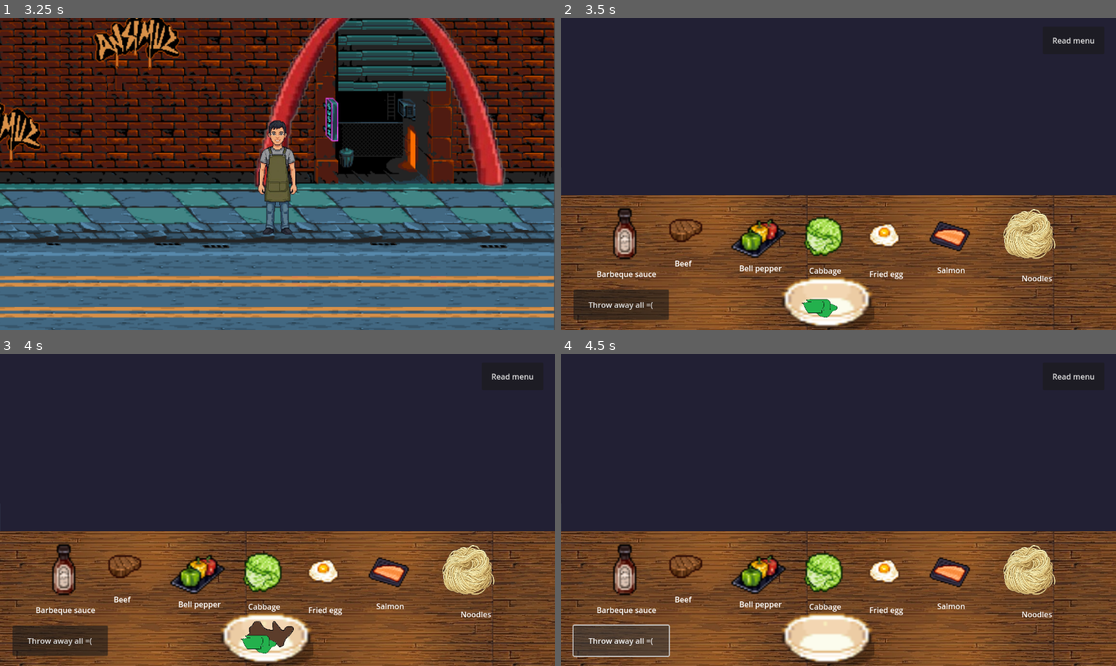
Above: before the commit, frames 1-4 (two rows, left to right).
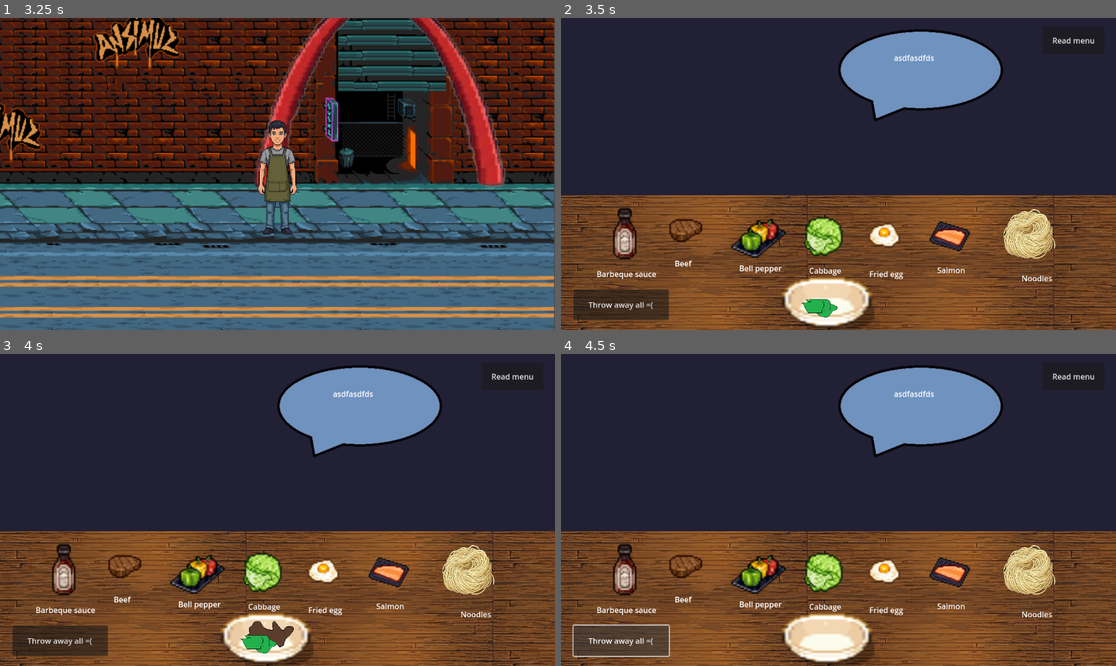
Above: after the commit, the same moments.

Repository: nghho55/parabola_gate
Game: Godot game, scene res://main.tscn
Two runs of this game, one before a commit and one after it. Both use one fixed random seed, a clock stepped at 60 frames per second and the inputs below.
Inputs (mouse positions are in pixels of both pictures, inside the frame that each line leads up to):
- Up to frame 1 (3.25 s): tap Enter at 0.5 s; move the mouse to (399, 158) at 0.52 s; hold D (move_right) 0.53-1.28 s; move the mouse to (166, 189) at 1.27 s; hold S (move_down) 1.28-2.03 s; move the mouse to (333, 105) at 2.02 s; hold D (move_right) 2.03-2.78 s; tap Space at 2.75 s; move the mouse to (249, 236) at 2.77 s; hold W (move_up) from 2.78 s (still down)
- Up to frame 2 (3.5 s): keep holding W (move_up)
- Up to frame 3 (4 s): move the mouse to (61, 569) at 3.52 s; release W (move_up) at 3.53 s; hold A (move_left) from 3.53 s (still down)
- Up to frame 4 (4.5 s): release A (move_left) at 4.25 s; click "Throw away all =(" at 4.25 s

Frame 1 is identical in both runs. In frame 2, 6.2% of the frame differs, in the area x 49-80%, y 3-34%; in frame 3, 6.2%; in frame 4, 6.2%.
Error before the commit: Invalid access to property or key 'global_position' on a base object of type 'null instance'. (res://npc.gd:7)

Commit message:
day12milestone1

Diff:
--- a/parabola-gate-noodles/npc.gd
+++ b/parabola-gate-noodles/npc.gd
@@ -1,17 +1,18 @@
 extends CharacterBody2D
 
+const SPEED = 500.0
 
-const SPEED = 500.0
-const JUMP_VELOCITY = -400.0
+@onready var marker_a = get_parent().get_node("Marker2D")
+@onready var marker_b = get_parent().get_node("Marker2D2")
 
-var point_a = $MarkerA.global_position
-var point_b = $MarkerB.global_position
-var middle = (point_a + point_b) / 2.0
-
-@onready var points = [point_a, middle, point_b]
+@onready var points = [
+	marker_a.global_position,
+	marker_b.global_position
+]
 
 var current_target := 0
-var waiting = false
+var waiting := false
+var stopped_at_middle := false
 
 func _physics_process(delta: float) -> void:
 	if waiting:
@@ -19,11 +20,24 @@
 		return
 
 	var target = points[current_target]
+	var midpoint = (points[0] + points[1]) / 2.0
+
 	velocity = global_position.direction_to(target) * SPEED
 	move_and_slide()
 
-	if global_position.distance_to(target) < 400:
-		waiting = true
-		await get_tree().create_timer(2.0).timeout
+		# Stop at midpoint
+	if !stopped_at_middle and global_position.distance_to(midpoint) < 10:
+		stopped_at_middle = true
+		pause_for_2_seconds()
+		return
+
+	# Reached destination marker
+	if global_position.distance_to(target) < 10:
 		current_target = (current_target + 1) % points.size()
-		waiting = false
+		stopped_at_middle = false
+		pause_for_2_seconds()
+
+func pause_for_2_seconds() -> void:
+	waiting = true
+	await get_tree().create_timer(15.0).timeout
+	waiting = false
--- a/parabola-gate-noodles/positive_character.tscn
+++ b/parabola-gate-noodles/positive_character.tscn
@@ -18,8 +18,3 @@
 [node name="CollisionShape2D" type="CollisionShape2D" parent="."]
 position = Vector2(-6, 10)
 shape = SubResource("RectangleShape2D_ofin8")
-
-[node name="MarkerA" type="Marker2D" parent="."]
-
-[node name="MarkerB" type="Marker2D" parent="."]
-position = Vector2(1460, 0)
--- a/parabola-gate-noodles/restaurant.tscn
+++ b/parabola-gate-noodles/restaurant.tscn
@@ -17,6 +17,7 @@
 [ext_resource type="Texture2D" uid="uid://c3tmcbqax0d8k" path="res://assets/cabbage-chopped.png" id="15_vs3kd"]
 [ext_resource type="Texture2D" uid="uid://cktwq2w6uvx5t" path="res://assets/salmon_not_in_tray.png" id="16_womg2"]
 [ext_resource type="PackedScene" uid="uid://cov5wib3nu7cy" path="res://positive_character.tscn" id="17_mv1iw"]
+[ext_resource type="Texture2D" uid="uid://bh7xl2yvqet5n" path="res://assets/speak.png" id="17_obl2x"]
 
 [sub_resource type="TileSetAtlasSource" id="TileSetAtlasSource_1pkq2"]
 texture = ExtResource("1_mtvav")
@@ -1364,6 +1365,9 @@
 [sub_resource type="RectangleShape2D" id="RectangleShape2D_6wfd3"]
 size = Vector2(79, 52)
 
+[sub_resource type="CircleShape2D" id="CircleShape2D_6wfd3"]
+radius = 81.055534
+
 [sub_resource type="RectangleShape2D" id="RectangleShape2D_ji0jg"]
 size = Vector2(555, 647)
 
@@ -1640,7 +1644,23 @@
 text = "Throw away all =("
 
 [node name="NPC" parent="." instance=ExtResource("17_mv1iw")]
-position = Vector2(-115, 224)
+position = Vector2(-190, 224)
+
+[node name="Speak" type="Area2D" parent="."]
+position = Vector2(761, 108)
+
+[node name="Sprite2D" type="Sprite2D" parent="Speak"]
+texture = ExtResource("17_obl2x")
+
+[node name="CollisionShape2D" type="CollisionShape2D" parent="Speak"]
+shape = SubResource("CircleShape2D_6wfd3")
+
+[node name="Label" type="Label" parent="Speak"]
+offset_left = -70.0
+offset_top = -37.0
+offset_right = 49.0
+offset_bottom = 33.0
+text = "asdfasdfds"
 
 [node name="Menu" type="Area2D" parent="."]
 visible = false
@@ -1653,3 +1673,9 @@
 [node name="CollisionShape2D" type="CollisionShape2D" parent="Menu"]
 position = Vector2(596.5, 323.5)
 shape = SubResource("RectangleShape2D_ji0jg")
+
+[node name="Marker2D" type="Marker2D" parent="."]
+position = Vector2(-190, 224)
+
+[node name="Marker2D2" type="Marker2D" parent="."]
+position = Vector2(1303, 224)
Binary file added: parabola-gate-noodles/assets/speak.png
Not shown, added: parabola-gate-noodles/assets/speak.png.import
Not shown: 1 places in parabola-gate-noodles/restaurant.tscn that only renumber resources
